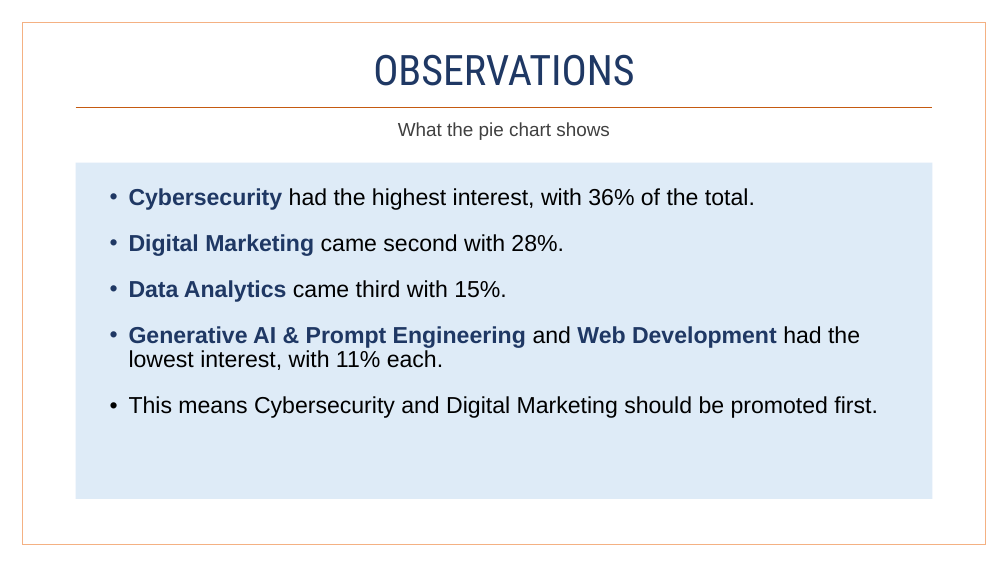
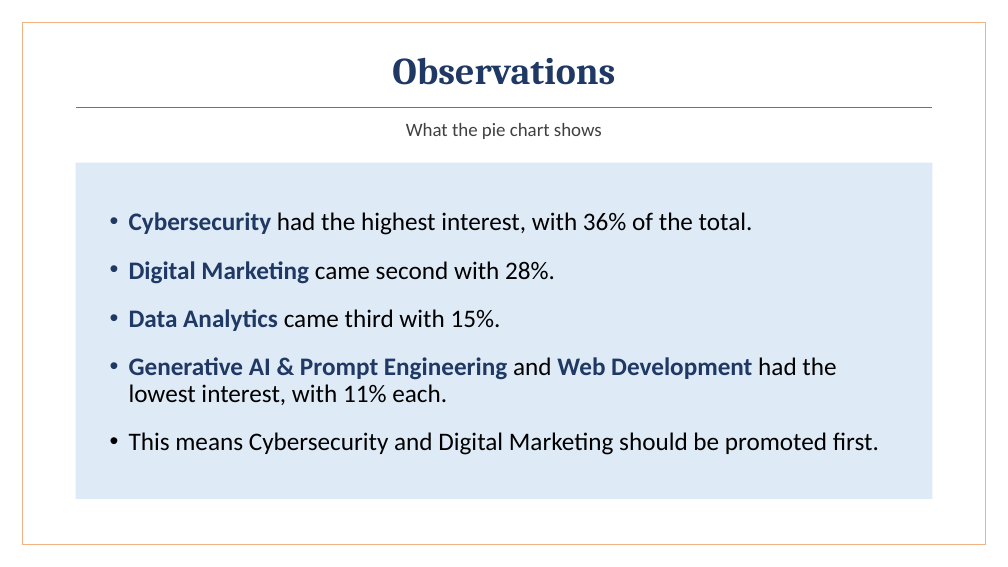
Before and after one commit to BadboyVee/BlackHoleeee, a slide deck: slide 4 of assignment/Relative_Interest_Pie_Chart_Mixed.pptx. Drawn at 1008x567 pixels with LibreOffice and Linux fonts; fonts in the diff are those of the drawing. Boxes give left, top, right and bottom in pixels: in the first picture for what was removed or moved away, otherwise in the second. Text is boxed around its words. In the diff, an @@ line names an element or a change of style, - is before the commit and + after.

```diff
--- a/assignment/Relative_Interest_Pie_Chart_Mixed.pptx
+++ b/assignment/Relative_Interest_Pie_Chart_Mixed.pptx
@@ title at (x1=392, y1=57, x2=615, y2=85): text changed; size 40 to 36 pt; font Roboto Condensed to Cambria; bold on @@
-OBSERVATIONS
+Observations
@@ text "What the pie chart shows" at (x1=406, y1=123, x2=602, y2=139): font Arial to Calibri @@
@@ text "Cybersecurity had the highest interest, ..." at (x1=129, y1=212, x2=879, y2=455): size 22 to 24 pt, font Arial to Calibri; vertical alignment top to middle @@
```
Also in this commit, not shown: 4 other slides changed, 7 other files.
